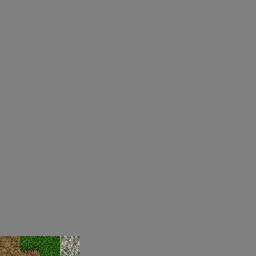
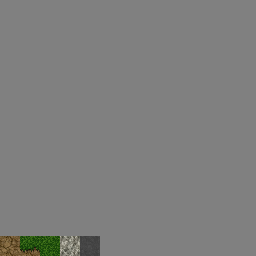
Layered file, before and after one edit (256 × 256). Changes by layer:
added layer "impenetrable" above "rock" over [left=80, top=236, right=100, bottom=256]
